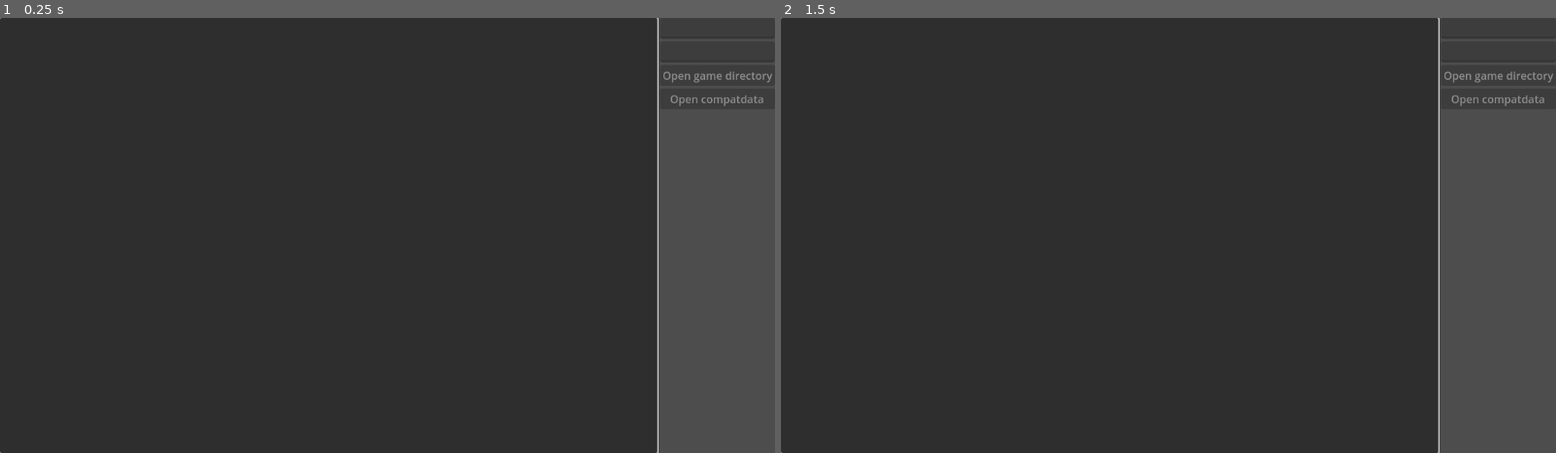
Above: before the commit, frames 1-2 (left to right).
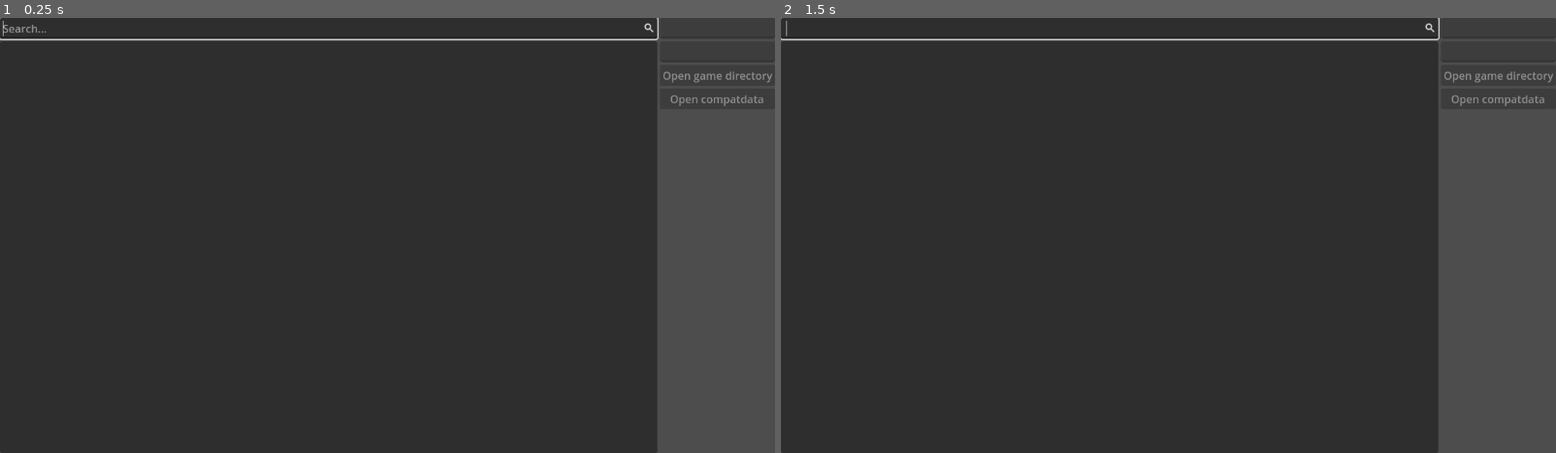
Above: after the commit, the same moments.

Repository: HereticWay/steam-app-directory-finder
Game: Godot game, scene res://scenes/ui.tscn
Two runs of this game, one before a commit and one after it. Both use one fixed random seed, a clock stepped at 60 frames per second and the inputs below. Before the commit the project starts from res://ui.tscn.
Inputs:
- Up to frame 1 (0.25 s): no input
- Up to frame 2 (1.5 s): tap Enter at 0.5 s; tap Space at 1.25 s

The runs differ from the first frame. In frame 1, 0.9% of the frame differs, in the area x 0-85%, y 0-100%; in frame 2, 0.8%.
Error before the commit: Cannot call method 'get_as_text' on a null value. (res://ui.gd:41)
Error after the commit: Cannot call method 'get_as_text' on a null value. (res://scenes/ui.gd:38)

Commit message:
reorganize project a bit; implement searchable item list;

Diff:
--- /dev/null
+++ b/assets/Search.svg
@@ -0,0 +1 @@
+<svg height="16" viewBox="0 0 16 16" width="16" xmlns="http://www.w3.org/2000/svg"><path d="M10.168 8.754a5 5 0 1 0-1.414 1.414l4.316 4.316 1.414-1.414zM6 3a3 3 0 0 1 0 6 3 3 0 0 1 0-6z" fill="#e0e0e0"/></svg>
--- a/project.godot
+++ b/project.godot
@@ -12,7 +12,7 @@
 
 config/name="steam-appdir-finder"
 config/version="0.2"
-run/main_scene="res://ui.tscn"
+run/main_scene="res://scenes/ui.tscn"
 config/features=PackedStringArray("4.3", "Forward Plus")
 run/low_processor_mode=true
 config/icon="res://icon.svg"
--- /dev/null
+++ b/scenes/searchable_item_list.gd
@@ -0,0 +1,83 @@
+extends VBoxContainer
+
+var _item_dict: Dictionary
+var _selected_item_key = null
+signal item_selected(selected_item_key)  # Sends the "key" of the item that has been activated
+signal item_activated(activated_item_key)  # Sends the "key" of the item that has been activated
+
+
+# Called when the node enters the scene tree for the first time.
+func _ready() -> void:
+    %SearchLineEdit.text_changed.connect(self._on_search_line_edit_text_changed)
+    %ItemList.item_activated.connect(self._on_item_list_item_activated)
+    %ItemList.item_selected.connect(self._on_item_list_item_selected)
+
+
+func get_selected_item_key() -> Variant:
+    return self._selected_item_key
+
+
+func change_item_dict(item_dict: Dictionary) -> void:
+    self._item_dict = item_dict
+    self._update_item_list(item_dict, self._get_search_string())
+
+
+func search_bar_grab_focus() -> void:
+    %SearchLineEdit.grab_focus()
+
+
+func _get_search_string() -> String:
+    return %SearchLineEdit.text
+
+
+func is_anything_selected() -> bool:
+    return true if self._selected_item_key else false
+
+
+func _filter_item_dictionary(search_string: String, item_dict: Dictionary) -> Dictionary:
+    "Filter 'item_dict' based on 'search_string'. If neither the key or the value of an 'item_dict' item contains 'search_string', then it gets filtered out."
+    # If the search string is empty, return the whole item_dict
+    if search_string.is_empty():
+        return item_dict
+
+    var filtered_dict := {}
+    search_string = search_string.to_lower()
+
+    for key in item_dict:
+        var value = item_dict[key]
+        if search_string in str(key).to_lower() or search_string in str(value).to_lower():
+            filtered_dict[key] = value
+
+    return filtered_dict
+
+
+func _update_item_list(item_dict: Dictionary, search_string: String) -> void:
+    %ItemList.clear()
+
+    var filtered_dict := self._filter_item_dictionary(search_string, item_dict)
+    for key in filtered_dict:
+        var value = filtered_dict[key]
+        var item_index1 = %ItemList.add_item(str(key))
+        var item_index2 = %ItemList.add_item(str(value))
+
+        # Set the key as metadata for both elements
+        %ItemList.set_item_metadata(item_index1, key)
+        %ItemList.set_item_metadata(item_index2, key)
+
+
+func _on_item_list_item_activated(index: int) -> void:
+    item_activated.emit(%ItemList.get_item_metadata(index))
+
+
+func _on_item_list_item_selected(index: int) -> void:
+    var selected_item_key = %ItemList.get_item_metadata(index)
+    self._selected_item_key = selected_item_key
+    item_selected.emit(selected_item_key)
+
+
+func _on_search_line_edit_text_changed(new_text: String) -> void:
+    self._update_item_list(self._item_dict, new_text)
+
+    if not new_text.is_empty() and %ItemList.item_count > 0:
+        %ItemList.select(1)
+        %ItemList.item_selected.emit(1)  # Need to manually emit signal because select() does not emit it
--- /dev/null
+++ b/scenes/searchable_item_list.tscn
@@ -0,0 +1,22 @@
+[gd_scene load_steps=3 format=3 uid="uid://ddfklydyb4ddt"]
+
+[ext_resource type="Script" path="res://scenes/searchable_item_list.gd" id="1_bn3vl"]
+[ext_resource type="Texture2D" uid="uid://7md460huhpxb" path="res://assets/Search.svg" id="2_q6bhc"]
+
+[node name="SearchableItemList" type="VBoxContainer"]
+offset_right = 292.0
+offset_bottom = 222.0
+script = ExtResource("1_bn3vl")
+
+[node name="SearchLineEdit" type="LineEdit" parent="."]
+unique_name_in_owner = true
+layout_mode = 2
+placeholder_text = "Search..."
+right_icon = ExtResource("2_q6bhc")
+
+[node name="ItemList" type="ItemList" parent="."]
+unique_name_in_owner = true
+layout_mode = 2
+size_flags_vertical = 3
+max_columns = 2
+same_column_width = true
--- a/ui.gd
+++ b/scenes/ui.gd
@@ -1,24 +1,21 @@
 extends Control
 
-var steamapps_root := '/home/adam/.steam/root/steamapps/'
-var steamapps_external := '/mnt/data/games/SteamLibrary/steamapps/'
-var steam_apps: Dictionary = {}
 
+var _steam_apps: Dictionary = {}
 var _library_folders_regex := RegEx.create_from_string('(?<="path"\\t\\t")[^"]+')
 
 
 # Called when the node enters the scene tree for the first time.
 func _ready() -> void:
     for library_folder in _get_steam_library_folders():
-        self.steam_apps.merge(_get_steam_apps_from_library_folder(library_folder))
+        self._steam_apps.merge(self._get_steam_apps_from_library_folder(library_folder))
 
-    for steam_app in steam_apps.values():
-        #var display_text := '%d: %s' % [steam_app.app_id, steam_app.app_name]
-        #%SteamAppsItemList.add_item(display_text)
-        %SteamAppsItemList.add_item(str(steam_app.id))
-        %SteamAppsItemList.add_item(steam_app.name)
+    var steam_apps_item_dict := {}
+    for steam_app in self._steam_apps.values():
+        steam_apps_item_dict[steam_app.id] = steam_app.name
 
-    %SteamAppsItemList.grab_focus()
+    %SteamAppsItemList.change_item_dict(steam_apps_item_dict)
+    %SteamAppsItemList.search_bar_grab_focus()
 
     %SteamAppsItemList.item_selected.connect(_on_steam_apps_item_list_item_selected)
     %SteamAppsItemList.item_activated.connect(_on_steam_apps_item_list_item_activated)
@@ -59,26 +56,16 @@
             if not dir.current_is_dir() and file_name.get_extension() == 'acf':
                 var file_path := '%s/%s' % [dir.get_current_dir(), file_name]
                 var steam_app := SteamApp.new(file_path)
-                steam_apps[steam_app.id] = steam_app
+                self._steam_apps[steam_app.id] = steam_app
             file_name = dir.get_next()
     else:
         print("An error occurred when trying to access the path.")
 
-    return steam_apps
+    return self._steam_apps
 
 
-func _get_steam_app_by_item_list_index(index: int) -> SteamApp:
-    if index % 2 != 0:
-        index -= 1
-
-    var item_text: String = %SteamAppsItemList.get_item_text(index)
-    var app_id := int(item_text.split(': ')[0])
-
-    return self.steam_apps[app_id]
-
-
-func _on_steam_apps_item_list_item_selected(index: int) -> void:
-    var steam_app := _get_steam_app_by_item_list_index(index)
+func _on_steam_apps_item_list_item_selected(key: Variant) -> void:
+    var steam_app: SteamApp = self._steam_apps[key]
 
     %AppNameLineEdit.text = steam_app.name
     %AppIdLineEdit.text = str(steam_app.id)
@@ -88,22 +75,22 @@
         %OpenCompatDataButton.disabled = false
 
 
-func _on_steam_apps_item_list_item_activated(index: int) -> void:
-    var steam_app := _get_steam_app_by_item_list_index(index)
+func _on_steam_apps_item_list_item_activated(activated_item_key: Variant) -> void:
+    var steam_app: SteamApp = self._steam_apps[activated_item_key]
 
     OS.shell_show_in_file_manager(steam_app.install_dir_path)
 
 
 func _on_open_game_directory_button_pressed() -> void:
-    var list_item_index: int = %SteamAppsItemList.get_selected_items()[0]
-    var steam_app := _get_steam_app_by_item_list_index(list_item_index)
+    var selected_item_key = %SteamAppsItemList.get_selected_item_key()
+    var steam_app: SteamApp = self._steam_apps[selected_item_key]
 
     OS.shell_show_in_file_manager(steam_app.install_dir_path)
 
 
 func _on_open_compat_data_button_pressed() -> void:
-    var list_item_index: int = %SteamAppsItemList.get_selected_items()[0]
-    var steam_app := _get_steam_app_by_item_list_index(list_item_index)
+    var selected_item_key = %SteamAppsItemList.get_selected_item_key()
+    var steam_app: SteamApp = self._steam_apps[selected_item_key]
 
     OS.shell_show_in_file_manager(steam_app.compatdata_dir_path)
 
@@ -112,8 +99,8 @@
     if not %SteamAppsItemList.is_anything_selected():
         return
 
-    var list_item_index: int = %SteamAppsItemList.get_selected_items()[0]
-    var steam_app := _get_steam_app_by_item_list_index(list_item_index)
+    var selected_item_key = %SteamAppsItemList.get_selected_item_key()
+    var steam_app: SteamApp = self._steam_apps[selected_item_key]
 
     DisplayServer.clipboard_set(steam_app.name)
     ToastParty.show({
@@ -129,8 +116,8 @@
     if not %SteamAppsItemList.is_anything_selected():
         return
 
-    var list_item_index: int = %SteamAppsItemList.get_selected_items()[0]
-    var steam_app := _get_steam_app_by_item_list_index(list_item_index)
+    var selected_item_key = %SteamAppsItemList.get_selected_item_key()
+    var steam_app: SteamApp = self._steam_apps[selected_item_key]
 
     DisplayServer.clipboard_set(String.num(steam_app.id))
     ToastParty.show({
--- a/ui.tscn
+++ b/scenes/ui.tscn
@@ -1,6 +1,7 @@
-[gd_scene load_steps=2 format=3 uid="uid://clltujdqqvo6p"]
+[gd_scene load_steps=3 format=3 uid="uid://clltujdqqvo6p"]
 
-[ext_resource type="Script" path="res://ui.gd" id="1_j1kci"]
+[ext_resource type="Script" path="res://scenes/ui.gd" id="1_j1kci"]
+[ext_resource type="PackedScene" uid="uid://ddfklydyb4ddt" path="res://scenes/searchable_item_list.tscn" id="2_udncy"]
 
 [node name="UI" type="Control"]
 layout_mode = 3
@@ -20,13 +21,10 @@
 grow_vertical = 2
 size_flags_vertical = 3
 
-[node name="SteamAppsItemList" type="ItemList" parent="HBoxContainer"]
+[node name="SteamAppsItemList" parent="HBoxContainer" instance=ExtResource("2_udncy")]
 unique_name_in_owner = true
 layout_mode = 2
 size_flags_horizontal = 3
-size_flags_vertical = 3
-max_columns = 2
-same_column_width = true
 
 [node name="VBoxContainer" type="VBoxContainer" parent="HBoxContainer"]
 layout_mode = 2
Not shown, added: assets/Search.svg.import
Renamed: steam_app.gd -> scenes/classes/steam_app.gd
